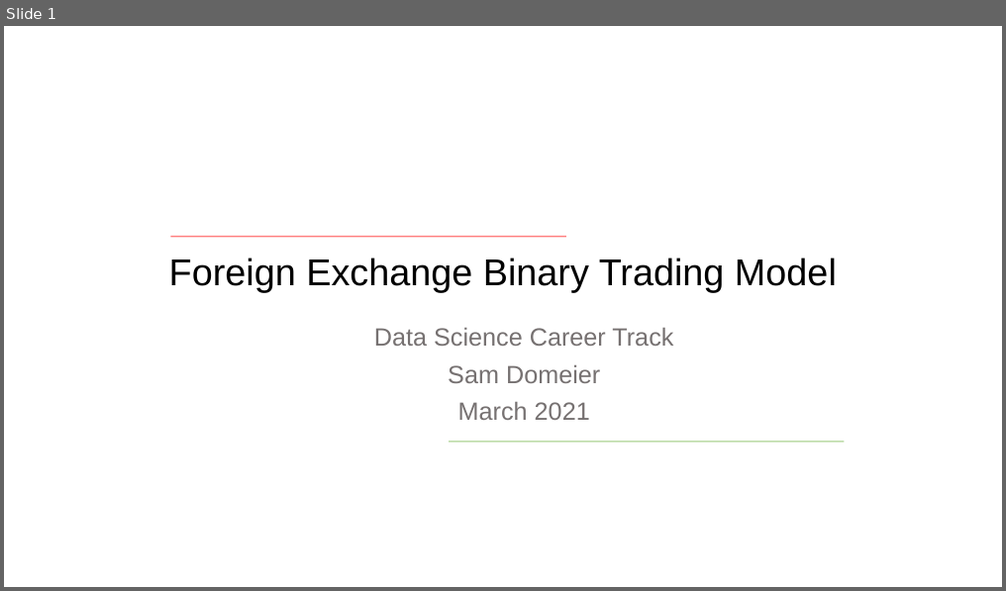
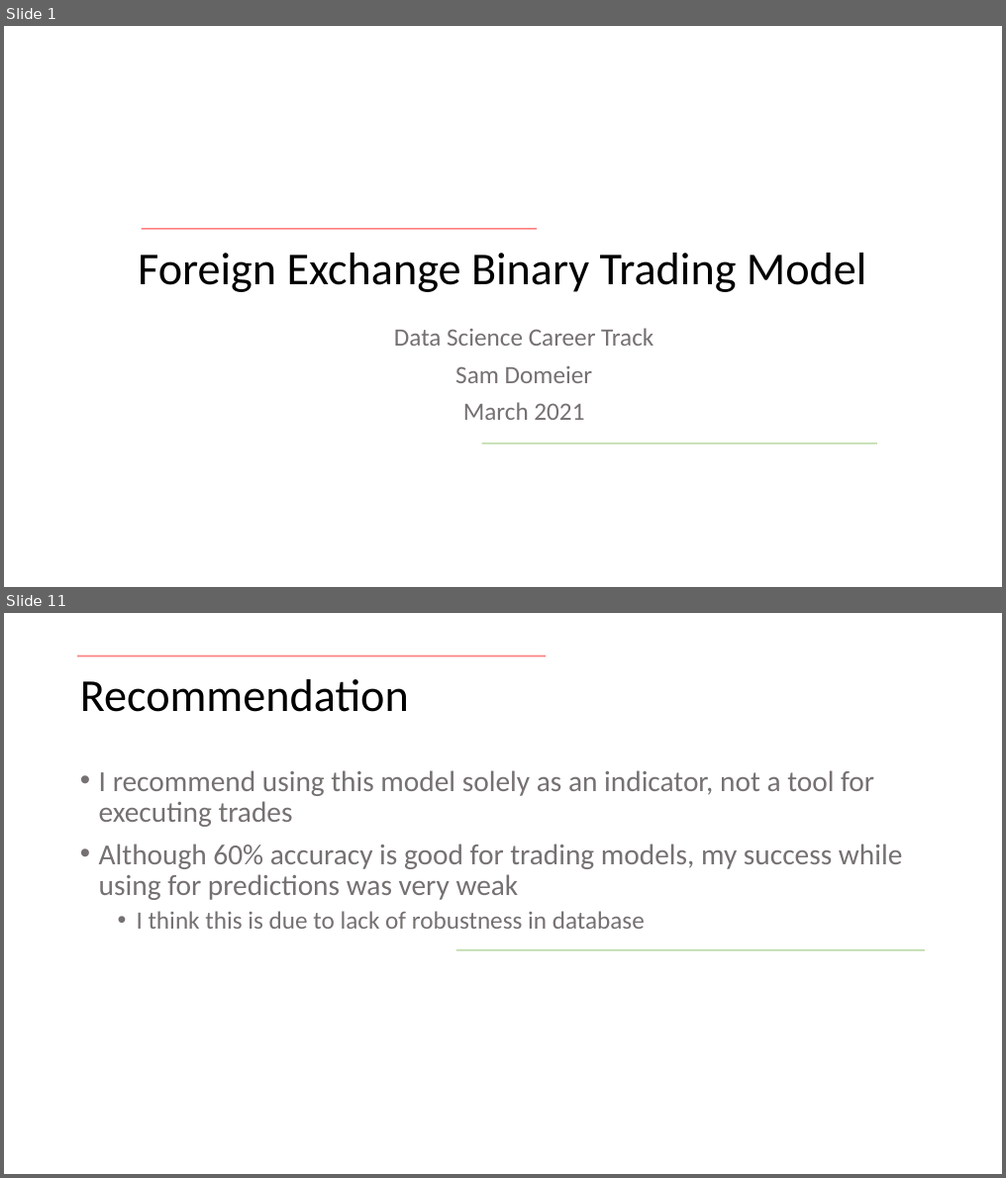
Before and after one commit to samdomeier/Springboard-projects, a slide deck: forex_binary_trading_classification/forex_model_presentation.pptx. Shown one above the other, each under a label of ours: slide 1 before the commit, slides 1 and 11 after it; the slides between them are not shown. The pictures are 1006x591 and 1006x1178 pixels, drawn with LibreOffice and Linux fonts; fonts in the diff are those of the drawing; background and template pictures are left out. Boxes give left, top, right and bottom in pixels: in the first picture for what was removed or moved away, otherwise in the second. Text is boxed around its words. In the diff, an @@ line names an element or a change of style, - is before the commit and + after.

```diff
--- a/forex_binary_trading_classification/forex_model_presentation.pptx
+++ b/forex_binary_trading_classification/forex_model_presentation.pptx
@@ slide 11 added at (x1=4, y1=613, x2=1002, y2=1174), background picture (left out) @@
@@ line added from (77, 657) to (546, 657), #FF0000 1.5 pt @@
@@ title added at (x1=80, y1=679, x2=409, y2=712), 44 pt, text #000000 @@
+Recommendation
@@ text added at (x1=99, y1=770, x2=902, y2=929), 28 pt, text #767171 @@
+• I recommend using this model solely as an indicator, not a tool for executing trades
+• Although 60% accuracy is good for trading models, my success while using for predictions was very weak
+  • I think this is due to lack of robustness in database
@@ line added from (456, 951) to (925, 951), #A9D18E 1.5 pt @@
@@ slide 1 changed as well @@
@@ line moved from (171, 236) - (566, 236) to (141, 229) - (537, 229) @@
@@ title "Foreign Exchange Binary Trading Model" at (x1=138, y1=253, x2=867, y2=292): size 36 to 44 pt, font Arial to Calibri @@
@@ subtitle "Data Science Career Track" at (x1=394, y1=328, x2=653, y2=420): font Arial to Calibri @@
@@ line moved from (449, 442) - (844, 442) to (481, 444) - (877, 444) @@
```
Also in this commit, not shown: 11 other slides added, 1 slide removed.
